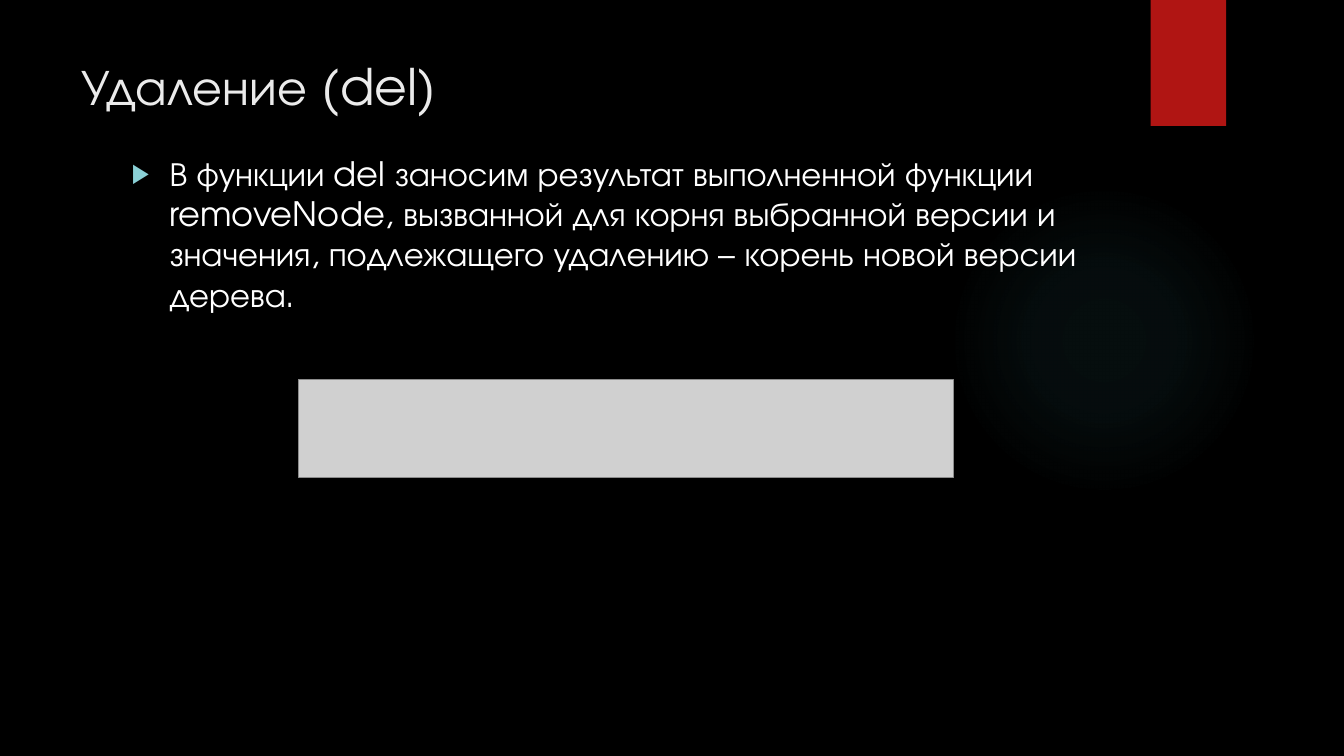
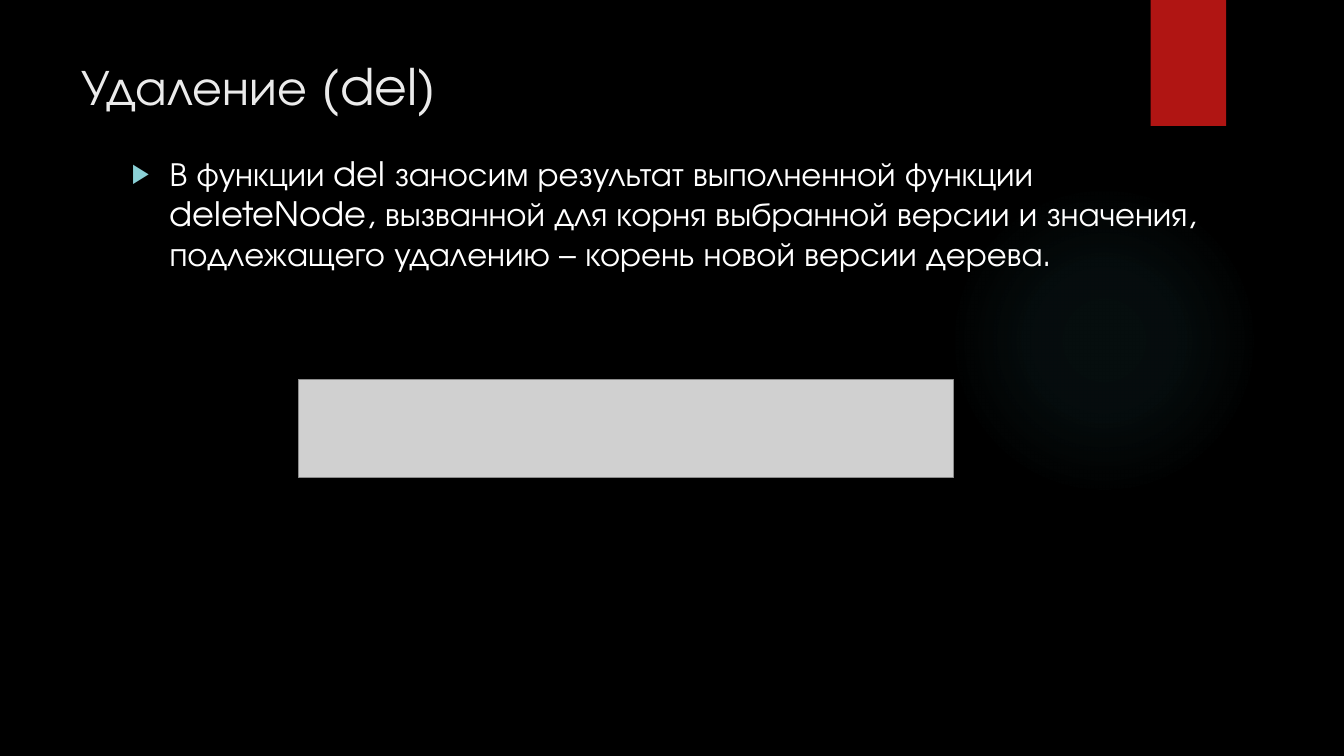
Before and after one commit to bavad/Persistent-BinST, a slide deck: slide 13 of Персистентное дерево поиска.pptx (slide 10 before the commit). Drawn at 1344x756 pixels with LibreOffice and Linux fonts; fonts in the diff are those of the drawing; grey boxes stand for pictures; background and template pictures are left out. Boxes give left, top, right and bottom in pixels: in the first picture for what was removed or moved away, otherwise in the second. Text is boxed around its words. In the diff, an @@ line names an element or a change of style, - is before the commit and + after.

```diff
--- a/Персистентное дерево поиска.pptx
+++ b/Персистентное дерево поиска.pptx
@@ text at (x1=170, y1=161, x2=1188, y2=272): text changed @@
-▶ В функции del заносим результат выполненной функции removeNode, вызванной для корня выбранной версии и значения, подлежащего удалению – корень новой версии дерева.
+▶ В функции del заносим результат выполненной функции deleteNode, вызванной для корня выбранной версии и значения, подлежащего удалению – корень новой версии дерева.
```
Also in this commit, not shown: 5 other slides changed, 8 slides added, 1 other file.
